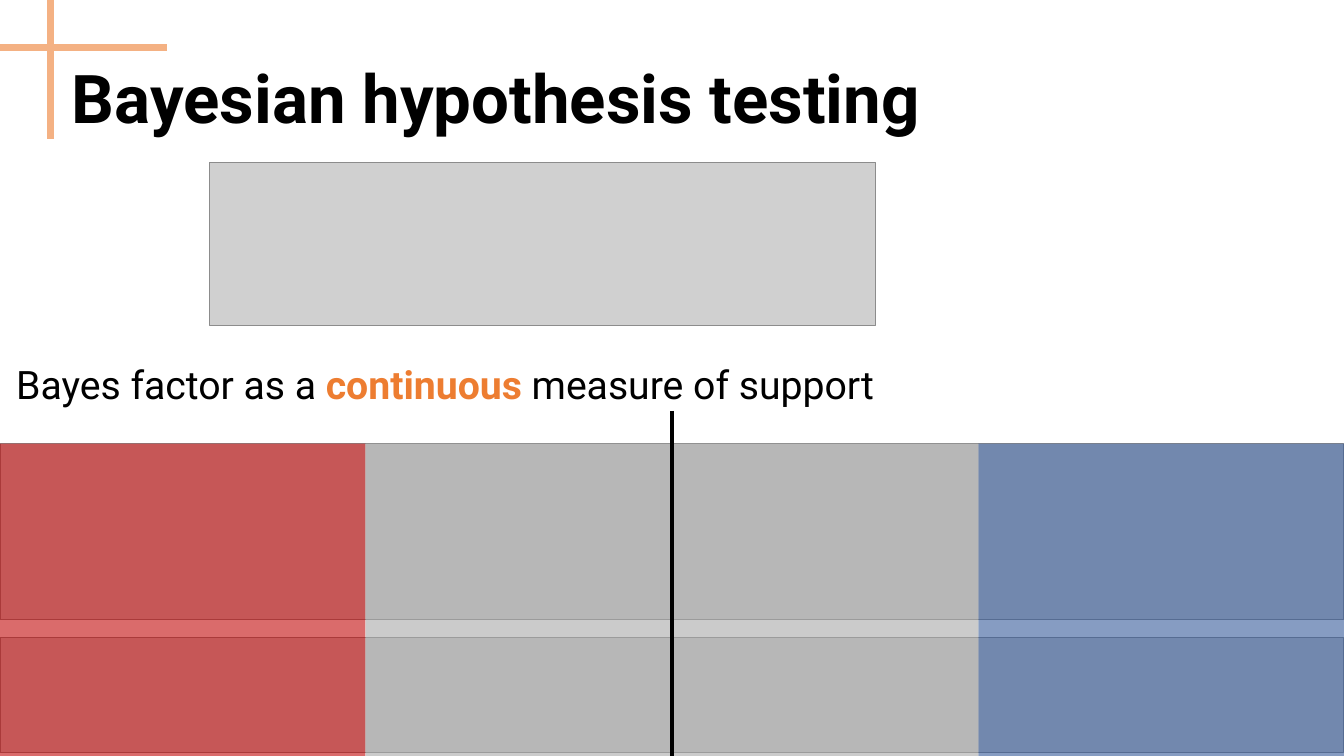
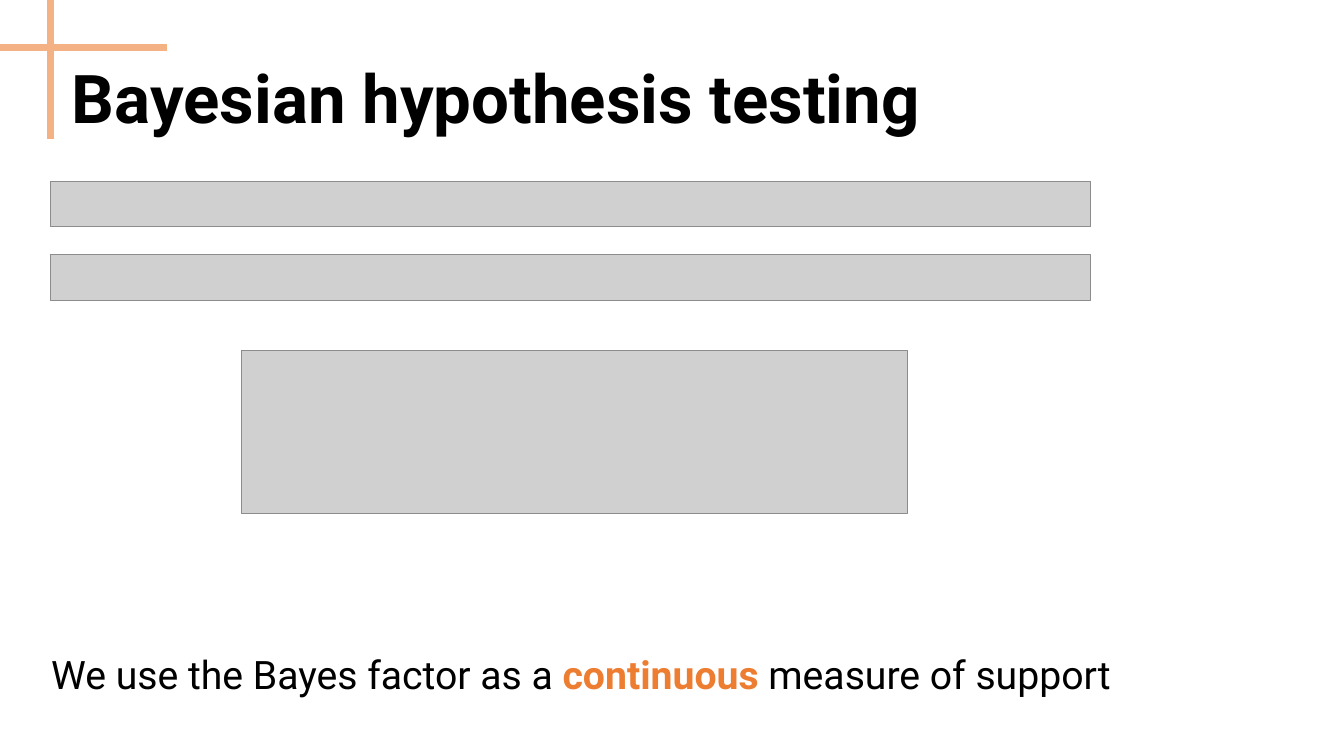
Before and after one commit to Bayesian-Graphical-Modelling-Lab/BGM_Workshops, a slide deck: slide 6 of 2_Tutorial/Part III - Tutorial.pptx. Drawn at 1344x756 pixels with LibreOffice and Linux fonts; fonts in the diff are those of the drawing; grey boxes stand for pictures. Boxes give left, top, right and bottom in pixels: in the first picture for what was removed or moved away, otherwise in the second. Text is boxed around its words. In the diff, an @@ line names an element or a change of style, - is before the commit and + after.

```diff
--- a/2_Tutorial/Part III - Tutorial.pptx
+++ b/2_Tutorial/Part III - Tutorial.pptx
@@ picture added at bbox=[50, 181, 1091, 227] @@
@@ picture added at bbox=[50, 254, 1091, 299] @@
@@ picture: place and size @@
-picture at bbox=[210, 162, 876, 326]
+picture at bbox=[242, 351, 908, 514]
@@ line removed from (673, 411) to (673, 756) @@
@@ picture removed at bbox=[0, 444, 1344, 620] @@
@@ rectangle removed at bbox=[0, 444, 366, 756] @@
@@ rectangle removed at bbox=[366, 444, 979, 756] @@
@@ rectangle removed at bbox=[979, 444, 1344, 756] @@
@@ picture removed at bbox=[0, 638, 1344, 753] @@
@@ text at bbox=[51, 659, 1111, 698]: text changed @@
-Bayes factor as a continuous measure of support
+We use the Bayes factor as a continuous measure of support
```
Also in this commit, not shown: 1 other slide changed, 1 slide removed, 1 other file.
